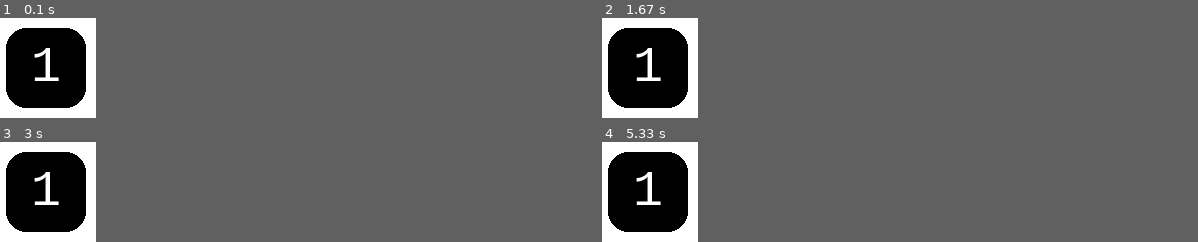
Above: before the commit, frames 1-4 (two rows, left to right).
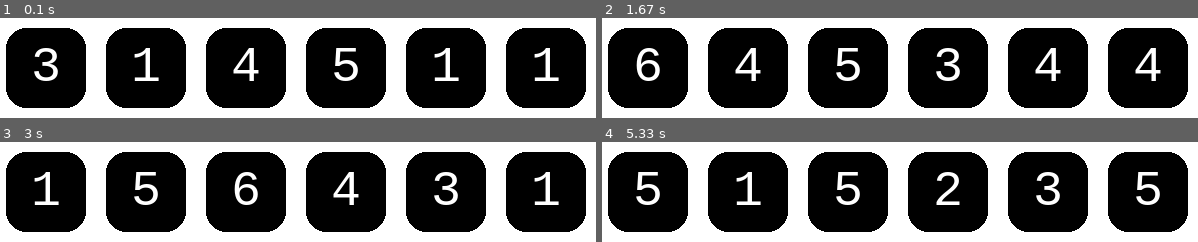
Above: after the commit, the same moments.

Repository: sillypantscoder/pygame_dice
Game: pygame game, started from main.py
Two runs of this game, one before a commit and one after it. Both use one fixed random seed, a clock stepped at 60 frames per second and the inputs below.
Inputs (mouse positions are in pixels of both pictures, inside the frame that each line leads up to):
- Up to frame 1 (0.1 s): no input
- Up to frame 2 (1.67 s): press the mouse at (900, 74) at 0.37 s; move the mouse to (828, 71) at 0.47 s; release the mouse at (756, 68) at 0.6 s; click (959, 90) at 0.72 s; click (1114, 103) at 1.05 s; click (756, 48) at 1.38 s
- Up to frame 3 (3 s): click (292, 204) at 1.72 s; click (208, 171) at 2.05 s; click (506, 218) at 2.38 s; click (101, 201) at 2.72 s
- Up to frame 4 (5.33 s): click (721, 172) at 3.05 s; click (756, 209) at 3.38 s; click (1114, 215) at 3.72 s; click (715, 229) at 4.05 s; click (709, 198) at 4.38 s; click (929, 219) at 4.72 s; click (1007, 225) at 5.05 s
In our replay, the window is 100x100 before the commit and 600x100 after it. These sizes can differ from the game's own. Grey fills any space a smaller window leaves; there, only what the larger window draws over its background counts as a difference.

The runs differ from the first frame. In frame 1, 37% of the frame differs, in the area x 5-100%, y 0-100%; in frame 2, 37%; in frame 3, 36%; in frame 4, 37%.

Commit message:
Added multiple dice & rerolling dice

Diff:
--- a/main.py
+++ b/main.py
@@ -1,14 +1,21 @@
 import pygame
+import random
 
 pygame.font.init()
 
 WHITE = (255, 255, 255)
 BLACK = (0, 0, 0)
-DICE = [1]
+DICE = [1, 2, 3, 4, 5, 6]
 ZOOM = 100
 FONT = pygame.font.SysFont("monospace", int(ZOOM / 2))
 
 screen = pygame.display.set_mode((len(DICE) * ZOOM, ZOOM))
+
+def reroll():
+	global DICE
+	DICE = random.choices([1, 2, 3, 4, 5, 6], k=len(DICE))
+
+reroll()
 
 c = pygame.time.Clock()
 running = True
@@ -16,13 +23,16 @@
 	for event in pygame.event.get():
 		if event.type == pygame.QUIT:
 			running = False
+		elif event.type == pygame.MOUSEBUTTONUP:
+			reroll()
 	# SCREEN
 	screen.fill(WHITE)
+	x = 0
 	for i in DICE:
-		pygame.draw.rect(screen, BLACK, pygame.Rect(10, 10, 80, 80), 0, 20)
-		text = "1"
-		rendered = FONT.render(text, True, WHITE)
-		screen.blit(rendered, (50 - (rendered.get_width() / 2), 50 - (rendered.get_height() / 2)))
+		pygame.draw.rect(screen, BLACK, pygame.Rect(x + 10, 10, 80, 80), 0, 20)
+		rendered = FONT.render(str(i), True, WHITE)
+		screen.blit(rendered, ((50 + x) - (rendered.get_width() / 2), 50 - (rendered.get_height() / 2)))
+		x += 100
 	# FLIP
 	pygame.display.flip()
 	c.tick(60)
